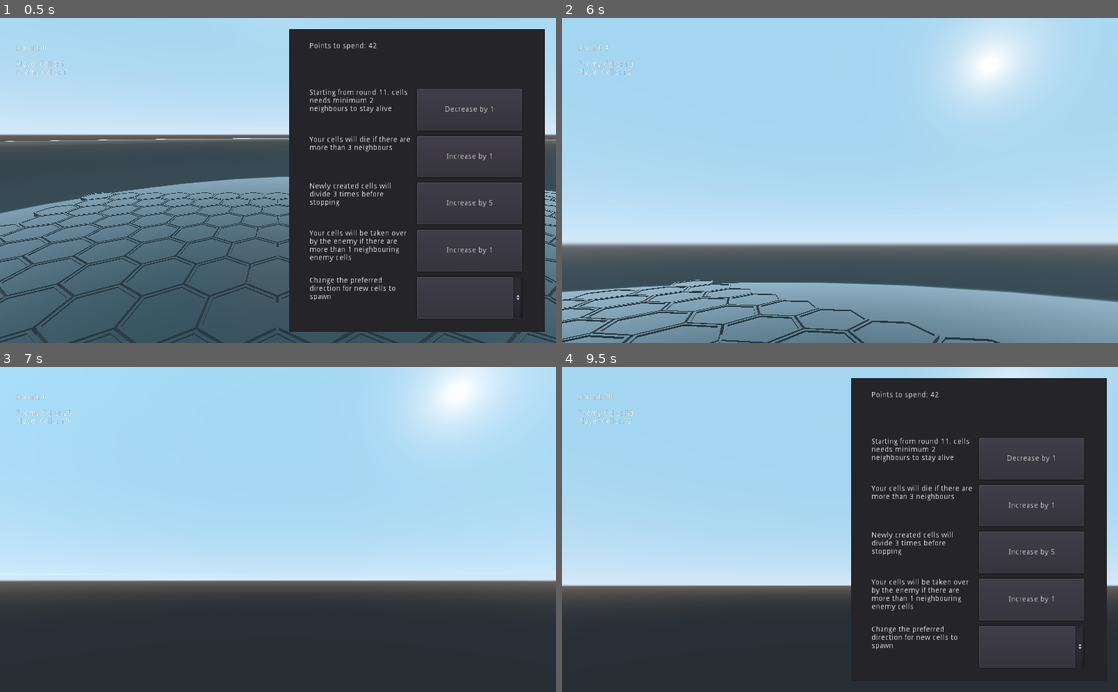
Above: before the commit, frames 1-4 (two rows, left to right).
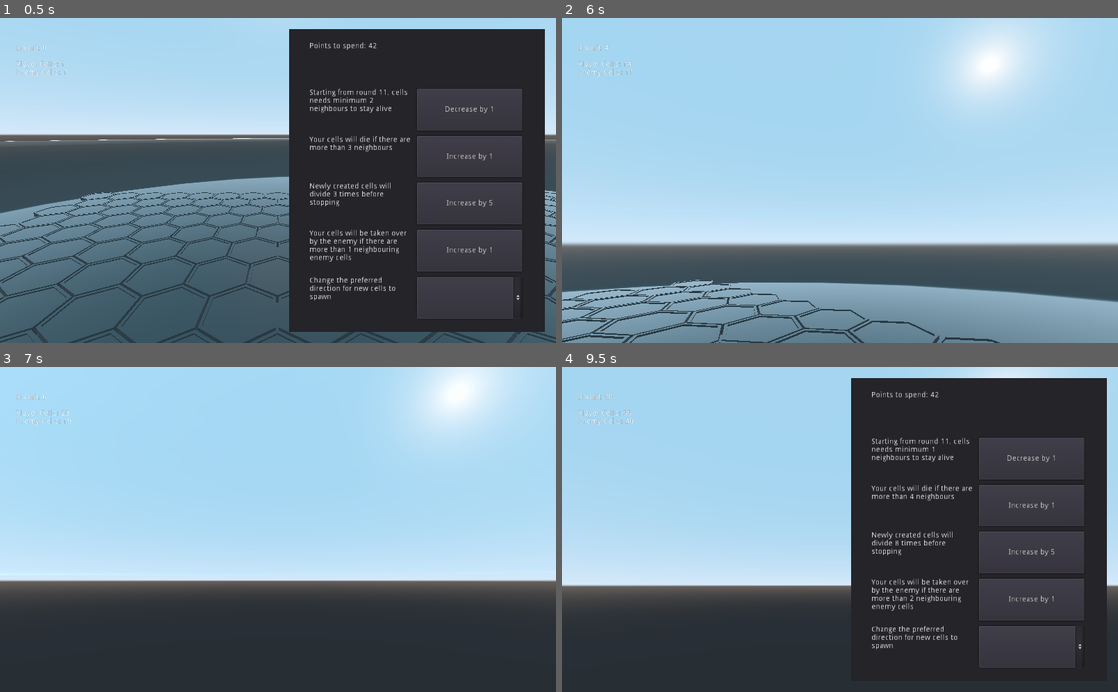
Above: after the commit, the same moments.

Repository: KrtzDev/cell-culture
Game: Godot game, scene res://TestScene.tscn
The game is run twice, just before and just after one commit, with the same random seed, the same clock (stepped at 60 frames per second) and the same inputs. The project has no main scene, so this scene is started directly.
Inputs (mouse positions are in pixels of both pictures, inside the frame that each line leads up to):
- Up to frame 1 (0.5 s): no input
- Up to frame 2 (6 s): click "Decrease by 1" at 0.5 s; click "Increase by 1" at 1.25 s; click "Increase by 5" at 2 s; click "Increase by 1" at 2.75 s; click (1029, 297) at 3.5 s; tap Enter (ui_accept) at 4.25, 4.52, 5.27 s; move the mouse to (962, 164) at 4.27 s; hold Right (ui_right) 4.28-5.03 s; move the mouse to (812, 180) at 5.02 s; hold Up (ui_up) from 5.03 s (still down); move the mouse to (851, 174) at 5.77 s
- Up to frame 3 (7 s): keep holding Up (ui_up); move the mouse to (272, 536) at 6.52 s; tap Enter (ui_accept) at 6.77 s
- Up to frame 4 (9.5 s): keep holding Up (ui_up); move the mouse to (878, 532) at 7.27 s; tap Enter (ui_accept) at 7.52, 8, 8.27, 8.75 s; move the mouse to (795, 526) at 8.02 s; move the mouse to (845, 529) at 8.77 s

Frame 1 is identical in both runs. In frame 2, 0.1% of the frame differs, in the area x 3-13%, y 13-18%; in frame 3, 0.1%; in frame 4, 0.2%, in the area x 3-68%, y 13-73%.

Commit message:
UI-Controls

Diff:
--- a/cell-culture/Interface/Interface.gd
+++ b/cell-culture/Interface/Interface.gd
@@ -21,3 +21,20 @@
 	$"Configuration Menu/Panel/VBoxContainer/maxNeighbours/RichTextLabel".text = "Your cells will die if there are more than " + str(maxNeighbours) + " neighbours"
 	$"Configuration Menu/Panel/VBoxContainer/mitosis/RichTextLabel".text = "Newly created cells will divide "+str(mitosisAmount)+" times before stopping"
 	$"Configuration Menu/Panel/VBoxContainer/defense/RichTextLabel".text = "Your cells will be taken over by the enemy if there are more than " + str(defense) + " neighbouring enemy cells"
+
+
+func _on_minNeigh_Button_pressed():
+	gameManager.playerStats["minNeighbours"] -= 1
+	updateText()
+
+func _on_maxNeigh_Button_pressed():
+	gameManager.playerStats["maxNeighbours"] += 1
+	updateText()
+
+func _on_mitosis_Button_pressed():
+	gameManager.playerStats["mitosisAmount"] += 5
+	updateText()
+
+func _on_defense_Button_pressed():
+	gameManager.playerStats["defense"] += 1
+	updateText()
--- a/cell-culture/Interface/Interface.tscn
+++ b/cell-culture/Interface/Interface.tscn
@@ -78,7 +78,7 @@
 size_flags_vertical = 3
 text = "Starting from round 11, cells needs minimum X neighbours to stay alive"
 
-[node name="Button" type="Button" parent="Configuration Menu/Panel/VBoxContainer/minNeighbours"]
+[node name="minNeigh_Button" type="Button" parent="Configuration Menu/Panel/VBoxContainer/minNeighbours"]
 margin_left = 198.0
 margin_right = 392.0
 margin_bottom = 77.0
@@ -100,7 +100,7 @@
 size_flags_vertical = 3
 text = "Cells will die if there are more than X neighbours"
 
-[node name="Button" type="Button" parent="Configuration Menu/Panel/VBoxContainer/maxNeighbours"]
+[node name="maxNeigh_Button" type="Button" parent="Configuration Menu/Panel/VBoxContainer/maxNeighbours"]
 margin_left = 198.0
 margin_right = 392.0
 margin_bottom = 76.0
@@ -122,7 +122,7 @@
 size_flags_vertical = 3
 text = "Newly created cells will divide X times before stopping"
 
-[node name="Button" type="Button" parent="Configuration Menu/Panel/VBoxContainer/mitosis"]
+[node name="mitosis_Button" type="Button" parent="Configuration Menu/Panel/VBoxContainer/mitosis"]
 margin_left = 198.0
 margin_right = 392.0
 margin_bottom = 77.0
@@ -144,7 +144,7 @@
 size_flags_vertical = 3
 text = "Your cells will be taken over by the enemy if there are more than X neighbouring enemy cells"
 
-[node name="Button" type="Button" parent="Configuration Menu/Panel/VBoxContainer/defense"]
+[node name="defense_Button" type="Button" parent="Configuration Menu/Panel/VBoxContainer/defense"]
 margin_left = 198.0
 margin_right = 392.0
 margin_bottom = 77.0
@@ -172,3 +172,8 @@
 margin_bottom = 77.0
 size_flags_horizontal = 3
 size_flags_vertical = 3
+
+[connection signal="pressed" from="Configuration Menu/Panel/VBoxContainer/minNeighbours/minNeigh_Button" to="." method="_on_minNeigh_Button_pressed"]
+[connection signal="pressed" from="Configuration Menu/Panel/VBoxContainer/maxNeighbours/maxNeigh_Button" to="." method="_on_maxNeigh_Button_pressed"]
+[connection signal="pressed" from="Configuration Menu/Panel/VBoxContainer/mitosis/mitosis_Button" to="." method="_on_mitosis_Button_pressed"]
+[connection signal="pressed" from="Configuration Menu/Panel/VBoxContainer/defense/defense_Button" to="." method="_on_defense_Button_pressed"]
